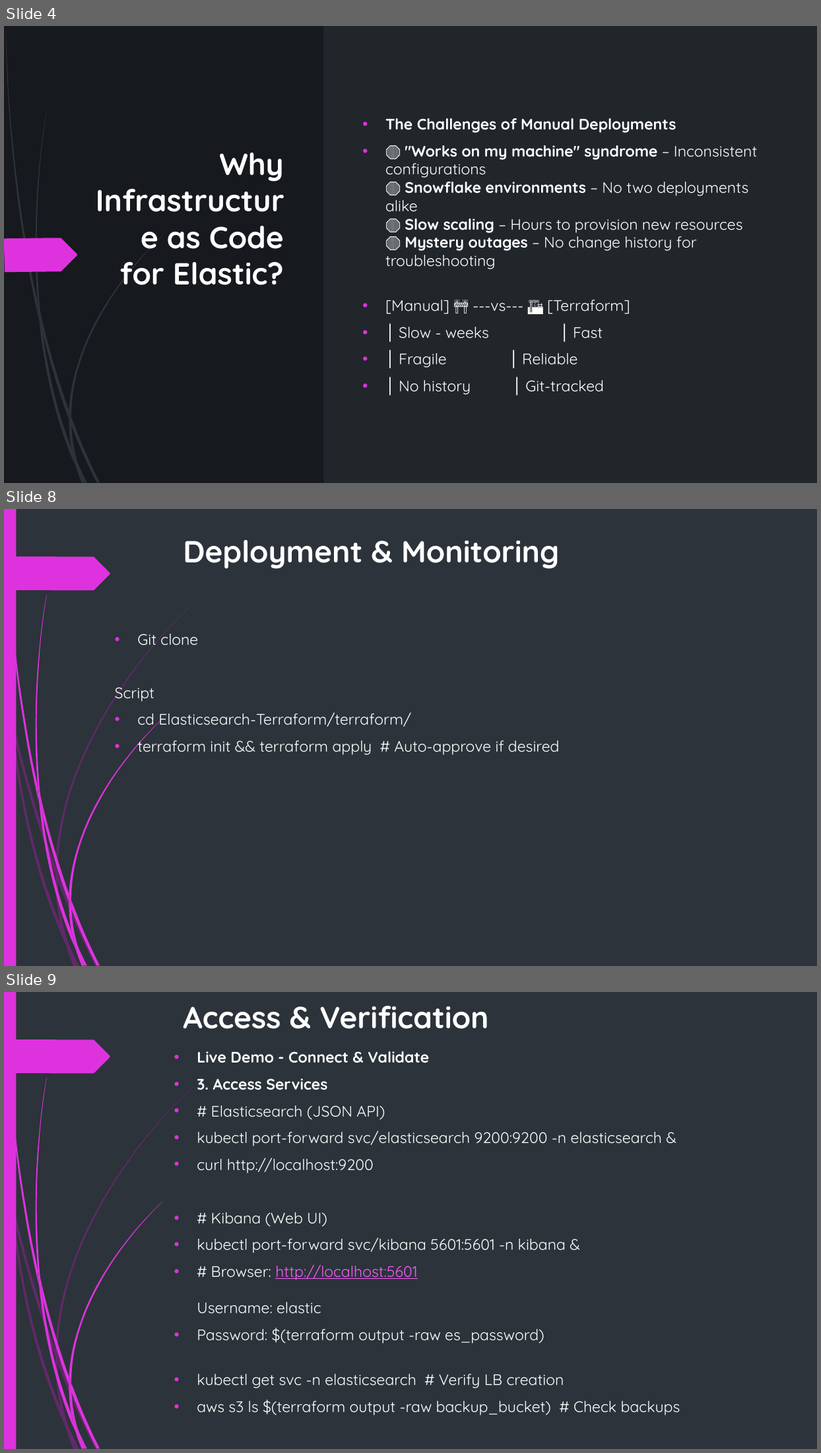
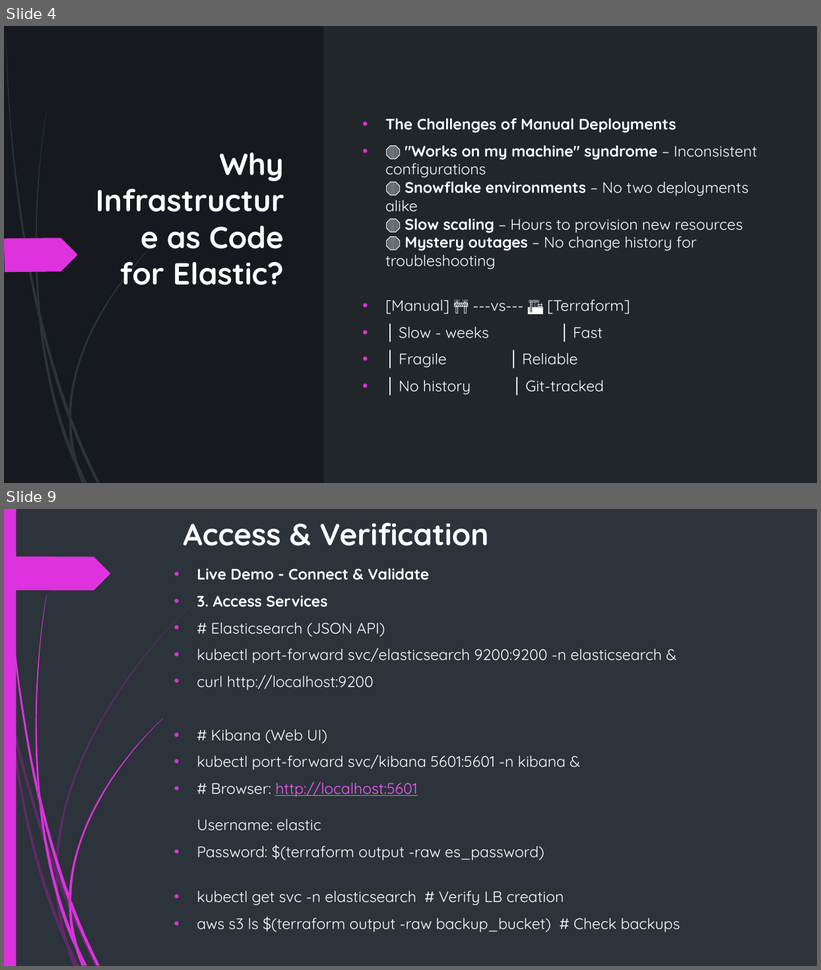
Before and after one commit to InfraPlatformer/elastic-terraform-demo, a slide deck: docs/Infrastructure as Code.pptx. Shown one above the other, each under a label of ours: slides 4, 8 and 9 before the commit, slides 4 and 9 after it; the slides between them are not shown. The pictures are 821x1453 and 821x970 pixels, drawn with LibreOffice and Linux fonts; fonts in the diff are those of the drawing. Boxes give left, top, right and bottom in pixels: in the first picture for what was removed or moved away, otherwise in the second. Text is boxed around its words. In the diff, an @@ line names an element or a change of style, - is before the commit and + after.

Commit message:
Update infrastructure and app names, add network diagram, rename deployment script

```diff
--- a/docs/Infrastructure as Code.pptx
+++ b/docs/Infrastructure as Code.pptx
@@ slide 8 removed at box(4, 509, 817, 966), background #2C333A; not listed: 24 template elements that a slide beside it also shows @@
@@ title removed at box(183, 540, 559, 569) @@
-Deployment & Monitoring
@@ text removed at box(115, 632, 560, 755) @@
-• Git clone
-Script
-• cd Elasticsearch-Terraform/terraform/
-• terraform init && terraform apply # Auto-approve if desired
```
Also in this commit, not shown: 5 slides changed, 1 slide added, 9 other files.
